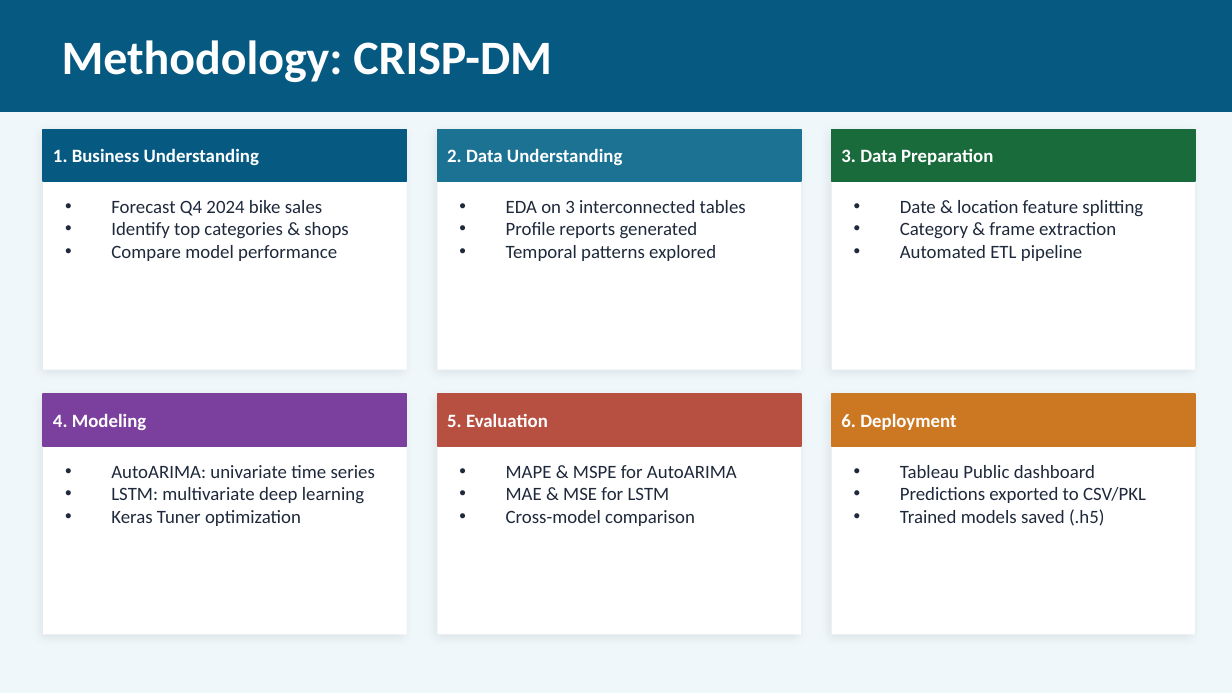
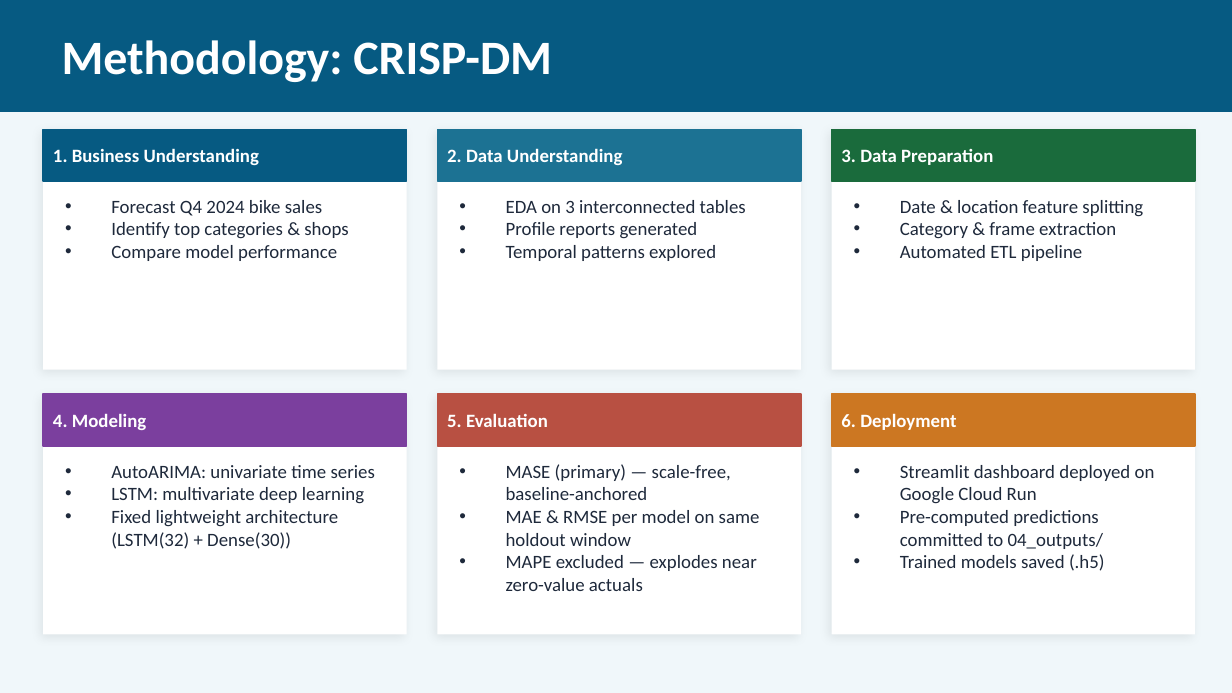
Before and after one commit to EllaN12/Bikes_forecast, a slide deck: slide 4 of Bikes_Sales_Forecast_Presentation.pptx. Drawn at 1232x693 pixels with LibreOffice and Linux fonts; fonts in the diff are those of the drawing. Boxes give left, top, right and bottom in pixels: in the first picture for what was removed or moved away, otherwise in the second. Text is boxed around its words. In the diff, an @@ line names an element or a change of style, - is before the commit and + after.

```diff
--- a/Bikes_Sales_Forecast_Presentation.pptx
+++ b/Bikes_Sales_Forecast_Presentation.pptx
@@ text at [506, 464, 760, 591]: text changed @@
-• MAPE & MSPE for AutoARIMA
-• MAE & MSE for LSTM
-• Cross-model comparison
+• MASE (primary) — scale-free, baseline-anchored
+• MAE & RMSE per model on same holdout window
+• MAPE excluded — explodes near zero-value actuals
@@ text at [900, 465, 1155, 549]: text changed @@
-• Tableau Public dashboard
-• Predictions exported to CSV/PKL
+• Streamlit dashboard deployed on Google Cloud Run
+• Pre-computed predictions committed to 04_outputs/
@@ text at [111, 510, 338, 549]: text changed @@
-• Keras Tuner optimization
+• Fixed lightweight architecture (LSTM(32) + Dense(30))
```
Also in this commit, not shown: 7 other slides changed.
